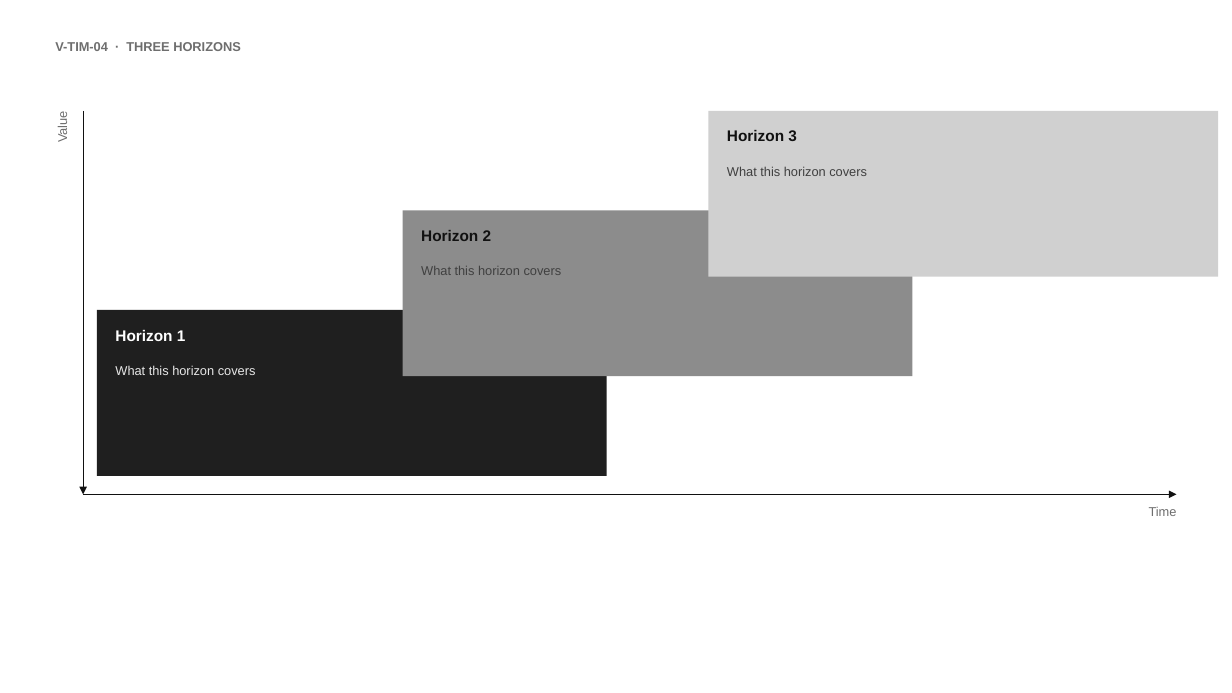
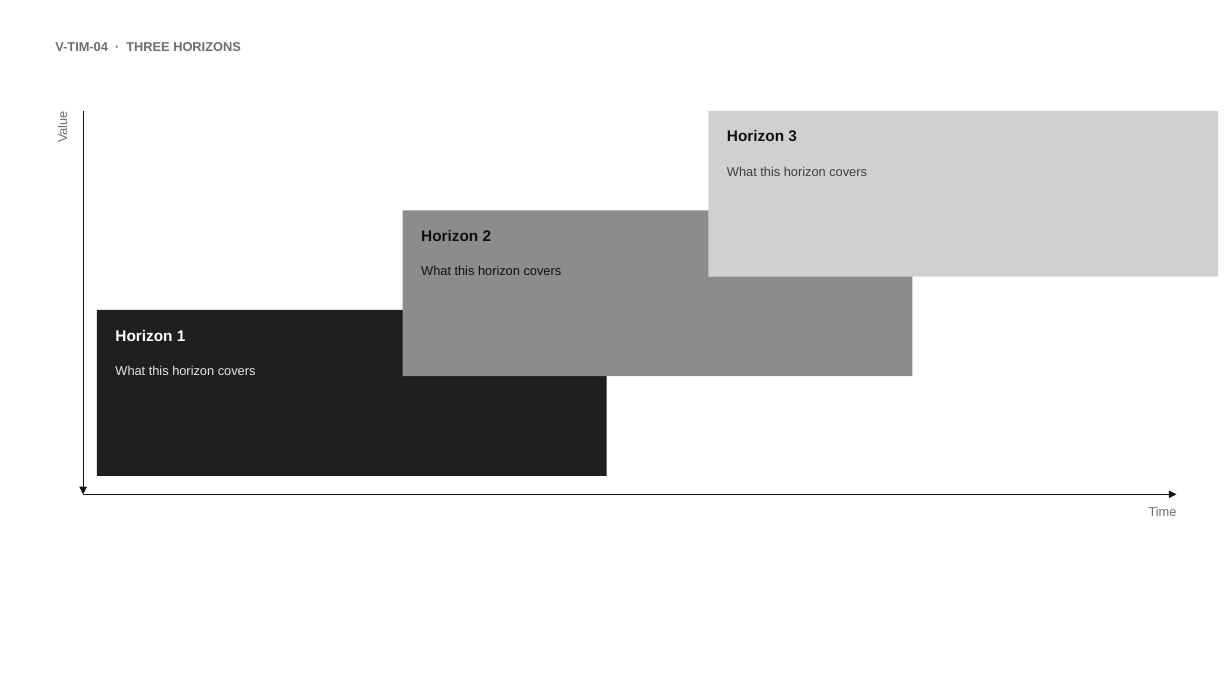
Before and after one commit to MaximeRumpler/Make_Clean_PPTX, a slide deck: slide 45 of skills/make-clean-pptx/assets/visuals.pptx. Drawn at 1232x693 pixels with LibreOffice and Linux fonts; fonts in the diff are those of the drawing. Boxes give left, top, right and bottom in pixels: in the first picture for what was removed or moved away, otherwise in the second. Text is boxed around its words. In the diff, an @@ line names an element or a change of style, - is before the commit and + after.

```diff
--- a/skills/make-clean-pptx/assets/visuals.pptx
+++ b/skills/make-clean-pptx/assets/visuals.pptx
@@ text "What this horizon covers" at (421, 266, 562, 275): text colour #404040 to #111111 @@
```
Also in this commit, not shown: 3 other slides changed, 23 other files.
